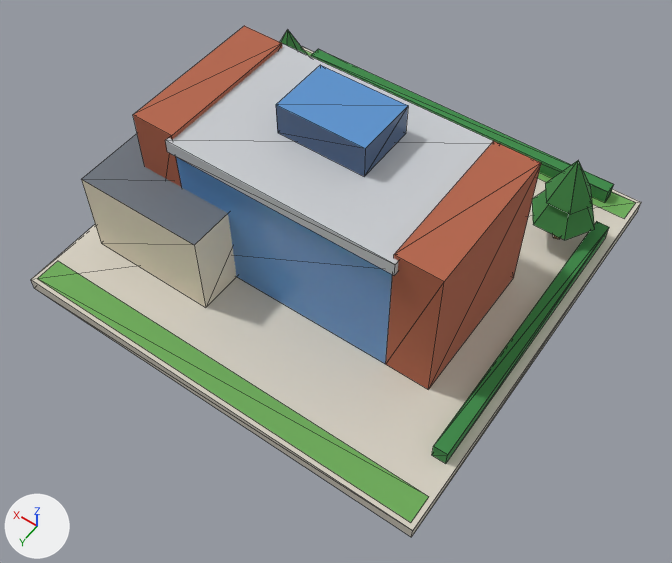
One commit to the glTF model public/models/22.glb: the scene before it, then after it.
Before and after are seen from a 50 mm lens placed at (-0.756, 1.098, 1.586), pointed at (-0.076, 0.145, 0.088). Lighting does not change. The marker at lower left points along +X, +Y and +Z. The picture after the commit comes second. Mesh edges are drawn as thin lines. Vertices at exactly the same position are counted once.

The older version as bpy lines, for what is in view:
```python
me_b22 = bpy.data.meshes.new('b22')
me_b22.from_pydata(...)  # 194 vertices, 208 faces; spans x -0.48..0.48, y -0.48..0.48, z 0.0..0.43
me_b22.materials.append(mat_paving)
me_b22.materials.append(mat_grass)
me_b22.materials.append(mat_hedge)
me_b22.materials.append(mat_glass_blue)
me_b22.materials.append(mat_roof_flat)
me_b22.materials.append(mat_wall_brick)
me_b22.materials.append(mat_wall_cream)
me_b22.materials.append(mat_concrete)
me_b22.materials.append(mat_glass_dark)
me_b22.materials.append(mat_glow_sign)
me_b22.materials.append(mat_glow_window)
me_b22.materials.append(mat_trunk)
me_b22.materials.append(mat_tree_green)
ob_b22 = bpy.data.objects.new('b22', me_b22)
ob_b22.location = (0.0, 0.0, 0.0)
```
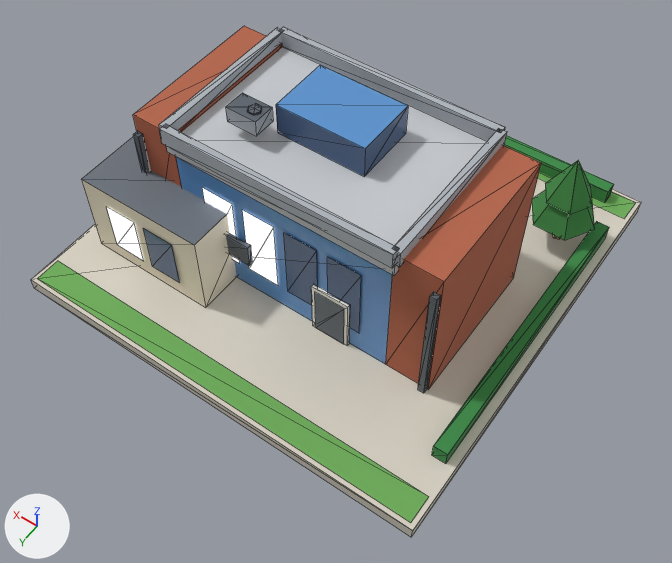
Where the change shows, as pixel boxes [x1, y1, x2, y2] in the pictures (672 x 563 px):
part 1 of me_b22, added: after [311, 285, 350, 346]
part 2 of me_b22, added: after [226, 233, 253, 266]
part 3 of me_b22, added: after [418, 292, 441, 393]
part 4 of me_b22, added: after [133, 131, 151, 173]
part 5 of me_b22, added: after [226, 93, 273, 136]
part 6 of me_b22, added: after [279, 27, 505, 141]
part 7 of me_b22, added: after [159, 124, 398, 268]
part 8 of me_b22, added: after [392, 129, 507, 267]
part 9 of me_b22, added: after [159, 27, 284, 130]
part 10 of me_b22, added: after [202, 188, 361, 344]
part 11 of me_b22, added: after [247, 104, 262, 115]
part 12 of me_b22, added: after [107, 207, 180, 283]

Patch to the scene script:
```diff
--- a/public/models/22.glb.py
+++ b/public/models/22.glb.py
@@ mat_white @@
+mat_white = bpy.data.materials.new('white')
+# nodes: BsdfPrincipled, Mix, OutputMaterial, VertexColor
+# colours: white #f1eee6, mixed with the vertex colours
@@ mat_metal @@
+mat_metal = bpy.data.materials.new('metal')
+# nodes: BsdfPrincipled, Mix, OutputMaterial, VertexColor
+# colours: grey #a9b0b8, mixed with the vertex colours
@@ mat_slab @@
+mat_slab = bpy.data.materials.new('slab')
+# nodes: BsdfPrincipled, Mix, OutputMaterial, VertexColor
+# colours: grey #aeb4bb, mixed with the vertex colours
@@ mat_metal_dark @@
+mat_metal_dark = bpy.data.materials.new('metal_dark')
+# nodes: BsdfPrincipled, Mix, OutputMaterial, VertexColor
+# colours: greyish blue #59616b, mixed with the vertex colours
@@ me_b22 @@
-me_b22.from_pydata(...)  # 194 vertices, 208 faces; spans x -0.48..0.48, y -0.48..0.48, z 0.0..0.43
+me_b22.from_pydata(...)  # 323 vertices, 338 faces; spans x -0.48..0.48, y -0.48..0.48, z 0.0..0.43
+# me_b22 part 1: the loose piece of 8 vertices spanning x 0.13..0.43, y 0.12..0.32, z 0.03..0.23 is copied, and the copy is scaled about its middle by (0.287, 0.04, 0.65), then moved by (-0.4, 0.004, -0.035), in mat_white; it spans x -0.163..-0.077, y 0.22..0.228, z 0.03..0.16
+# me_b22 part 2: the loose piece of 8 vertices spanning x 0.13..0.43, y 0.12..0.32, z 0.03..0.23 is copied, and the copy is scaled about its middle by (0.3, 0.05, 0.275), then moved by (-0.16, 0.009, 0.017), in mat_metal_dark; it spans x 0.075..0.165, y 0.224..0.234, z 0.12..0.175
+# me_b22 part 3: the loose piece of 8 vertices spanning x -0.2..0.04, y -0.135..-0.115, z 0.2..0.25 is copied, and the copy is scaled about its middle by (0.0583, 0.6, 6), then moved by (-0.26, 0.351, -0.045), in mat_metal_dark; it spans x -0.347..-0.333, y 0.22..0.232, z 0.03..0.33
+# me_b22 part 4: the loose piece of 8 vertices spanning x 0.13..0.43, y 0.12..0.32, z 0.03..0.23 is copied, and the copy is scaled about its middle by (0.0467, 0.06, 1.5), then moved by (0.06, 0.006, 0.05), in mat_metal_dark; it spans x 0.333..0.347, y 0.22..0.232, z 0.03..0.33
+# me_b22 part 5: the loose piece of 8 vertices spanning x -0.1..0.1, y -0.05..0.09, z 0.36..0.43 is copied, and the copy is scaled about its middle by (0.35, 0.357, 0.5), then moved by (0.14, 0.1, 0.012); it spans x 0.105..0.175, y 0.095..0.145, z 0.39..0.425
+# me_b22 part 6: the loose piece of 8 vertices spanning x -0.1..0.1, y -0.05..0.09, z 0.36..0.43 is copied, and the copy is scaled about its middle by (2.6, 0.129, 0.5), then moved by (0.0, -0.15, -0.017), in mat_slab; it spans x -0.26..0.26, y -0.139..-0.121, z 0.36..0.395
+# me_b22 part 7: the loose piece of 8 vertices spanning x -0.26..0.26, y -0.13..0.23, z 0.33..0.36 is copied, and the copy is scaled about its middle by (1, 0.05, 1.17), then moved by (0.0, 0.18, 0.032), in mat_slab; it spans x -0.26..0.26, y 0.221..0.239, z 0.36..0.395
+# me_b22 part 8: the loose piece of 8 vertices spanning x -0.26..0.26, y -0.13..0.23, z 0.33..0.36 is copied, and the copy is scaled about its middle by (0.0346, 1, 1.17), then moved by (-0.26, 0.0, 0.032), in mat_slab; it spans x -0.269..-0.251, y -0.13..0.23, z 0.36..0.395
+# me_b22 part 9: the loose piece of 8 vertices spanning x -0.26..0.26, y -0.13..0.23, z 0.33..0.36 is copied, and the copy is scaled about its middle by (0.0346, 1, 1.17), then moved by (0.26, 0.0, 0.032), in mat_slab; it spans x 0.251..0.269, y -0.13..0.23, z 0.36..0.395
+# me_b22 part 10: 44 vertices added at x -0.253..0.253, y -0.06..0.229, z 0.03..0.27
+# me_b22 part 11: 13 vertices added at x 0.112..0.14, y 0.108..0.132, z 0.425..0.429
+# me_b22 part 12: 8 vertices added at x 0.192..0.368, y 0.323, z 0.07..0.19
+# other edits to the shape of me_b22 do not show in these pictures
 me_b22.materials.append(mat_paving)
@@ me_b22 @@
 me_b22.materials.append(mat_tree_green)
+me_b22.materials.append(mat_white)
+me_b22.materials.append(mat_metal_dark)
+me_b22.materials.append(mat_slab)
+me_b22.materials.append(mat_metal)
```
